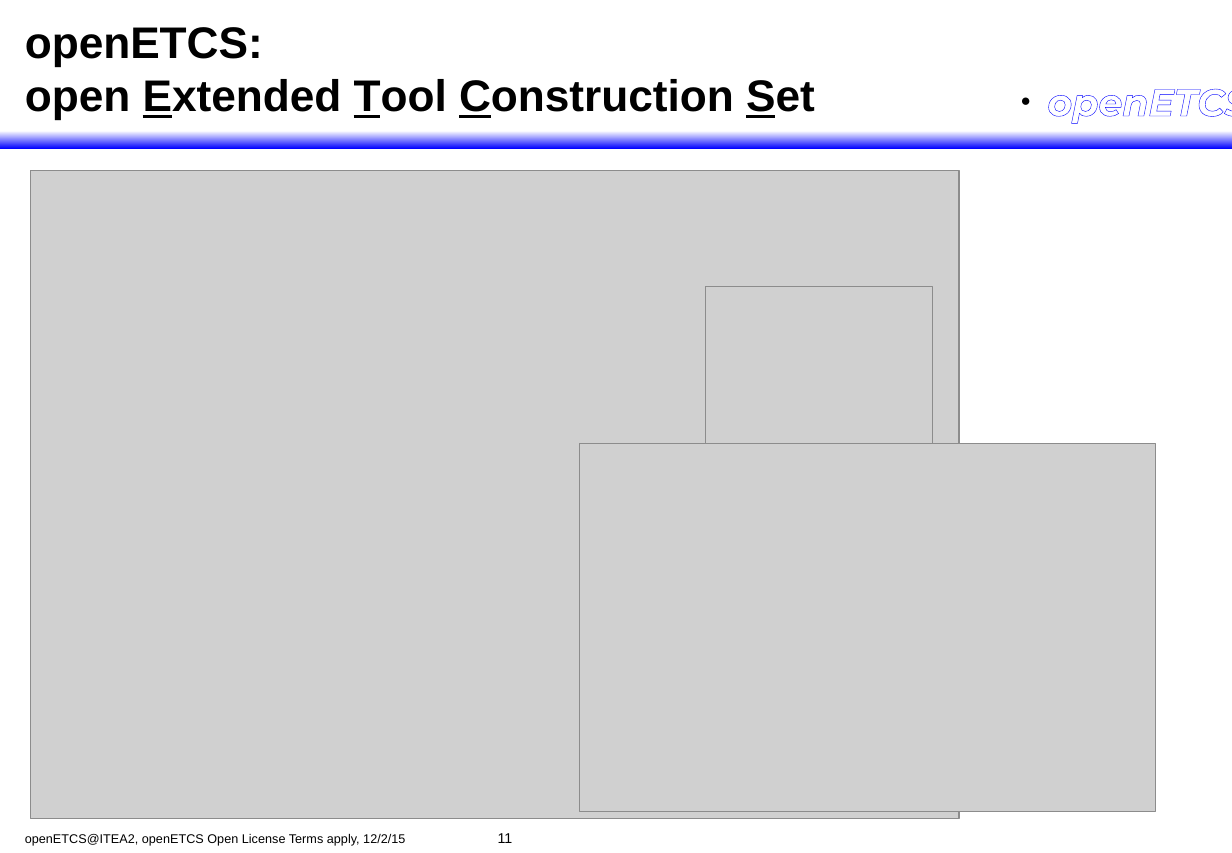
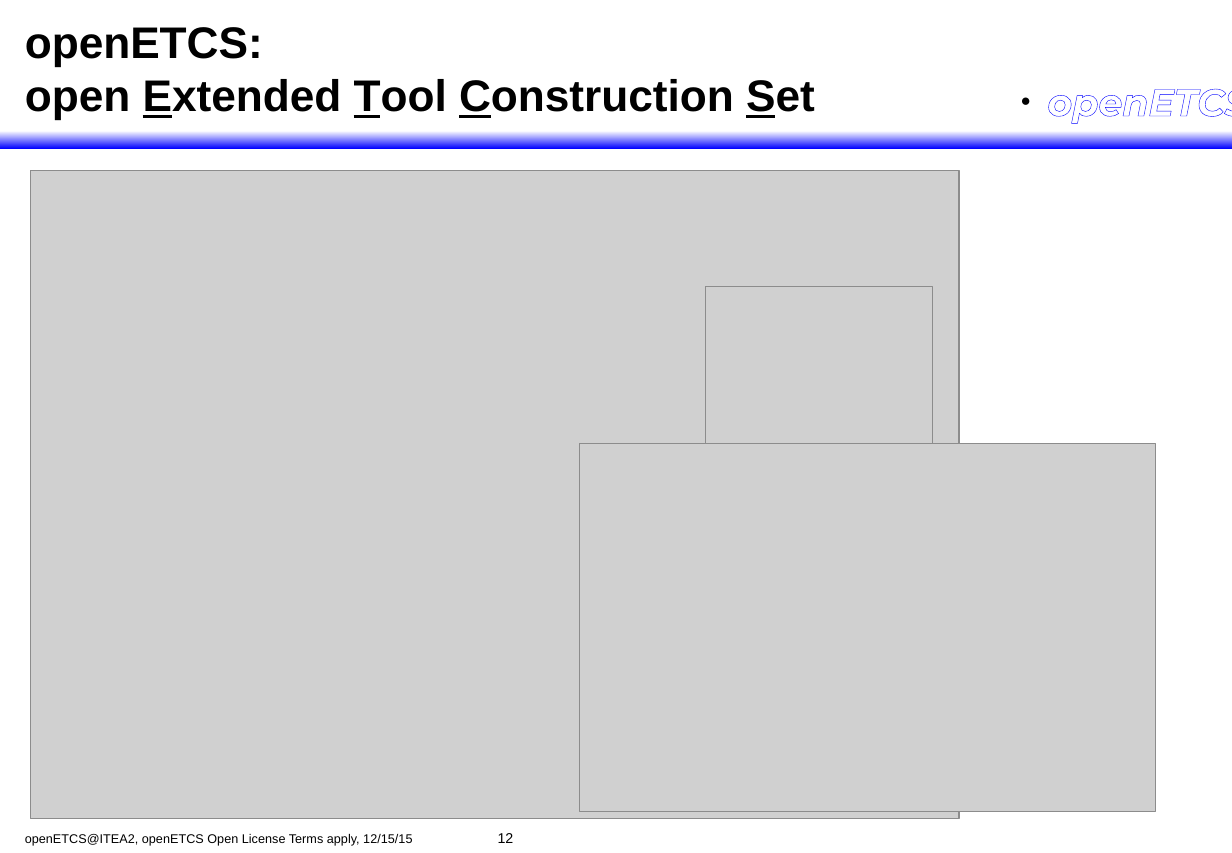
Before and after one commit to openETCS/toolchain, a slide deck: slide 12 of itea_Reviews/2015/openetcs-review-final-wp7.odp (slide 11 before the commit). Drawn at 1232x853 pixels with LibreOffice and Linux fonts; fonts in the diff are those of the drawing; grey boxes stand for pictures; background and template pictures are left out. Boxes give left, top, right and bottom in pixels: in the first picture for what was removed or moved away, otherwise in the second. Text is boxed around its words. In the diff, an @@ line names an element or a change of style, - is before the commit and + after.

Commit message:
Final ITEA Presentation

```diff
--- a/itea_Reviews/2015/openetcs-review-final-wp7.odp
+++ b/itea_Reviews/2015/openetcs-review-final-wp7.odp
@@ text at <box>25,834,412,846</box>: text changed @@
-openETCS@ITEA2, openETCS Open License Terms apply, 12/2/15
+openETCS@ITEA2, openETCS Open License Terms apply, 12/15/15
@@ page number at <box>498,833,514,843</box>: text changed @@
-11
+12
```
Also in this commit, not shown: 7 other slides changed, 1 slide added, 3 other files.
